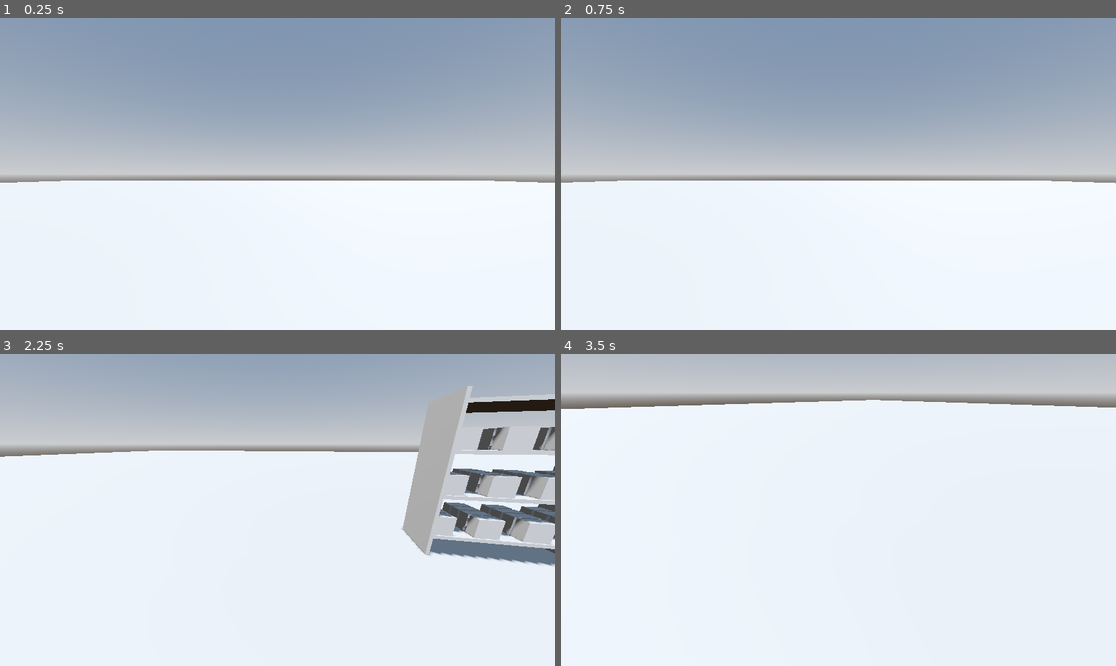
Above: before the commit, frames 1-4 (two rows, left to right).
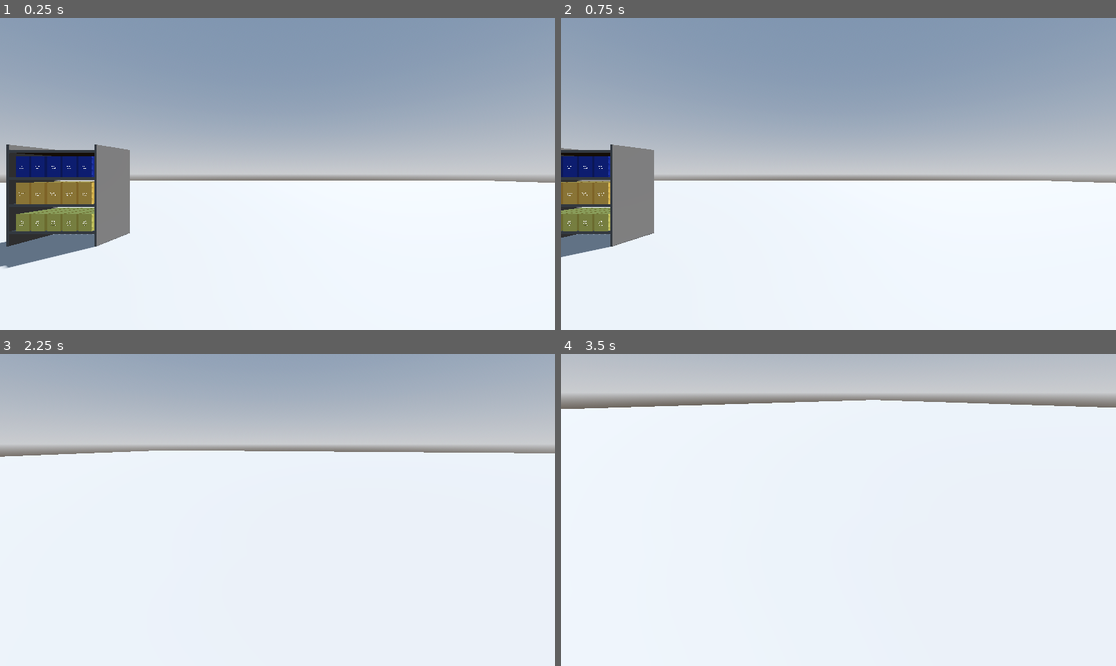
Above: after the commit, the same moments.

Repository: Allus-Interactive/speedy-shopper
Game: Godot game, scene res://game/world/shops/shop.tscn
The game is run twice, just before and just after one commit, with the same random seed, the same clock (stepped at 60 frames per second) and the same inputs.
Inputs (mouse positions are in pixels of both pictures, inside the frame that each line leads up to):
- Up to frame 1 (0.25 s): no input
- Up to frame 2 (0.75 s): tap Enter at 0.5 s; move the mouse to (960, 158) at 0.52 s; hold D (right) from 0.53 s (still down); tap E (interact) at 0.6 s; click (960, 158) at 0.67 s
- Up to frame 3 (2.25 s): move the mouse to (249, 510) at 1.27 s; release D (right) at 1.28 s; hold W (forwards) from 1.28 s (still down); tap E (interact) at 1.35, 2.1 s; tap Space at 2 s; move the mouse to (288, 503) at 2.02 s
- Up to frame 4 (3.5 s): keep holding W (forwards); move the mouse to (832, 516) at 2.77 s; tap E (interact) at 2.85 s

The runs differ from the first frame. In frame 1, 7.5% of the frame differs, in the area x 0-24%, y 40-81%; in frame 2, 5.2%; in frame 3, 9.4%, in the area x 72-100%, y 10-69%; in frame 4, nothing differs.

Commit message:
updated meshes and resources to add editable colour

Diff:
--- a/game/resources/products/placeholder/product_placeholder.gd
+++ b/game/resources/products/placeholder/product_placeholder.gd
@@ -26,6 +26,10 @@
 	var box := BoxMesh.new()
 	box.size = size
 
+	var material := StandardMaterial3D.new()
+	material.albedo_color = product_data.product_colour
+	box.material = material
+
 	mesh_instance = MeshInstance3D.new()
 	mesh_instance.mesh = box
 	visual_root.add_child(mesh_instance)
@@ -35,7 +39,7 @@
 	collision_shape.shape = shape
 
 	# TODO: improve label placement
-	# _setup_label(size)
+	_setup_label(size)
 
 	position = product_data.shelf_offset
 	rotation_degrees = product_data.shelf_rotation_degrees
--- a/game/resources/products/placeholder/product_placeholder.tscn
+++ b/game/resources/products/placeholder/product_placeholder.tscn
@@ -13,3 +13,10 @@
 [node name="VisualRoot" type="Node3D" parent="." unique_id=1017789505]
 
 [node name="Label3D" type="Label3D" parent="." unique_id=1312714041]
+pixel_size = 0.0005
+texture_filter = 0
+text = "Own Brand Cereal"
+font_size = 64
+outline_size = 2
+autowrap_mode = 2
+width = 100.0
--- a/game/resources/products/placeholder/resources/finest_brand_cereal.tres
+++ b/game/resources/products/placeholder/resources/finest_brand_cereal.tres
@@ -7,5 +7,7 @@
 product_id = "3"
 product_name = "Finest  Cereal"
 barcode_value = "3"
-shelf_offset = Vector3(0, 0.15, 0)
+placeholder_size = Vector3(0.3, 0.5, 0.2)
+shelf_offset = Vector3(0, 0.25, 0)
+product_colour = Color(0.14117648, 0.23529412, 0.6509804, 1)
 metadata/_custom_type_script = "uid://c485xiqer6nrc"
--- a/game/resources/products/placeholder/resources/own_brand_cereal.tres
+++ b/game/resources/products/placeholder/resources/own_brand_cereal.tres
@@ -9,5 +9,6 @@
 product_name = "Own Brand Cereal"
 barcode_value = "1"
 mesh_scene = ExtResource("1_2uk4n")
-shelf_offset = Vector3(0, 0.15, 0)
+placeholder_size = Vector3(0.3, 0.4, 0.2)
+shelf_offset = Vector3(0, 0.2, 0)
 metadata/_custom_type_script = "uid://c485xiqer6nrc"
--- a/game/resources/products/placeholder/resources/standard_brand_cereal.tres
+++ b/game/resources/products/placeholder/resources/standard_brand_cereal.tres
@@ -9,5 +9,7 @@
 product_name = "Standard  Cereal"
 barcode_value = "2"
 mesh_scene = ExtResource("1_1t3t3")
-shelf_offset = Vector3(0, 0.15, 0)
+placeholder_size = Vector3(0.3, 0.5, 0.2)
+shelf_offset = Vector3(0, 0.25, 0)
+product_colour = Color(0.925633, 0.74678856, 0.35008782, 1)
 metadata/_custom_type_script = "uid://c485xiqer6nrc"
--- a/game/resources/products/product.gd
+++ b/game/resources/products/product.gd
@@ -13,3 +13,5 @@
 @export var shelf_offset: Vector3 = Vector3.ZERO
 
 @export var default_shelf_quantity: int = 4
+
+@export var product_colour: Color = Color(0.8, 0.8, 0.4)
--- a/game/world/shops/shelf_unit/shelf_unit.gd
+++ b/game/world/shops/shelf_unit/shelf_unit.gd
@@ -7,7 +7,7 @@
 # List of products set in the inspector
 @export var stocked_products: Array[Product] = []
 
-# number of shelves in the unity
+# number of shelves in the unit
 @export var shelf_count: int = 4
 # vertical space between shelves
 @export var shelf_spacing: float = 0.6
@@ -15,6 +15,8 @@
 @export var shelf_width: float = 2.0
 # depth of the shelves
 @export var shelf_depth: float = 1.0
+# colour of the shelf unit
+@export var shelf_colour: Color = Color(0.4, 0.4, 0.4)
 
 # height of the bottom shelf from the floor
 var bottom_shelf_height: float = 0.3
@@ -27,7 +29,7 @@
 
 # number of products per shelf
 @export var slots_per_shelf: int = 4
-@export var slot_margin_x: float = 0.15
+@export var slot_margin_x: float = 0.3
 
 # product row
 @export var row_width: float = 0.6
@@ -101,6 +103,11 @@
 func _create_box_mesh(width: float, height: float, depth: float) -> BoxMesh:
 	var box := BoxMesh.new()
 	box.size = Vector3(width, height, depth)
+
+	var material := StandardMaterial3D.new()
+	material.albedo_color = shelf_colour
+	box.material = material
+
 	return box
 
 func get_product_slots() -> Array[Marker3D]:
--- a/game/world/shops/shop.tscn
+++ b/game/world/shops/shop.tscn
@@ -48,6 +48,7 @@
 [node name="Player" parent="." unique_id=932964266 instance=ExtResource("1_ggo8a")]
 
 [node name="ShelfUnit" parent="." unique_id=214161151 instance=ExtResource("2_4o56f")]
-transform = Transform3D(1, 0, 0, 0, 1, 0, 0, 0, 1, 5, 0, 5)
+transform = Transform3D(1, 0, 0, 0, 1, 0, 0, 0, 1, -5, 0, -5)
 product_placeholder_scene = ExtResource("3_6k1ee")
-stocked_products = Array[ExtResource("4_5qt63")]([ExtResource("5_yhfbf"), ExtResource("5_yhfbf"), ExtResource("5_yhfbf"), ExtResource("5_yhfbf"), ExtResource("6_u503x"), ExtResource("6_u503x"), ExtResource("6_u503x"), ExtResource("6_u503x"), ExtResource("7_7cwmf"), ExtResource("7_7cwmf"), ExtResource("7_7cwmf"), ExtResource("7_7cwmf")])
+stocked_products = Array[ExtResource("4_5qt63")]([ExtResource("5_yhfbf"), ExtResource("5_yhfbf"), ExtResource("5_yhfbf"), ExtResource("5_yhfbf"), ExtResource("5_yhfbf"), ExtResource("7_7cwmf"), ExtResource("7_7cwmf"), ExtResource("7_7cwmf"), ExtResource("7_7cwmf"), ExtResource("7_7cwmf"), ExtResource("6_u503x"), ExtResource("6_u503x"), ExtResource("6_u503x"), ExtResource("6_u503x"), ExtResource("6_u503x")])
+slots_per_shelf = 5
